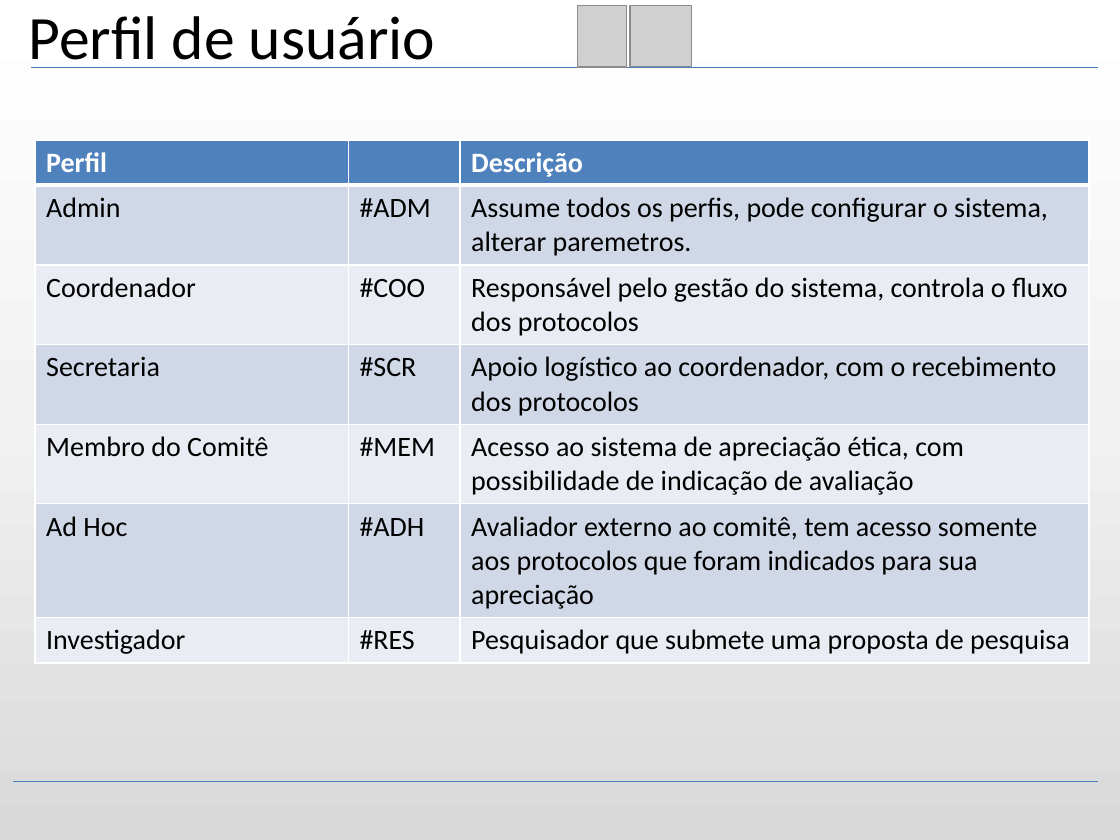
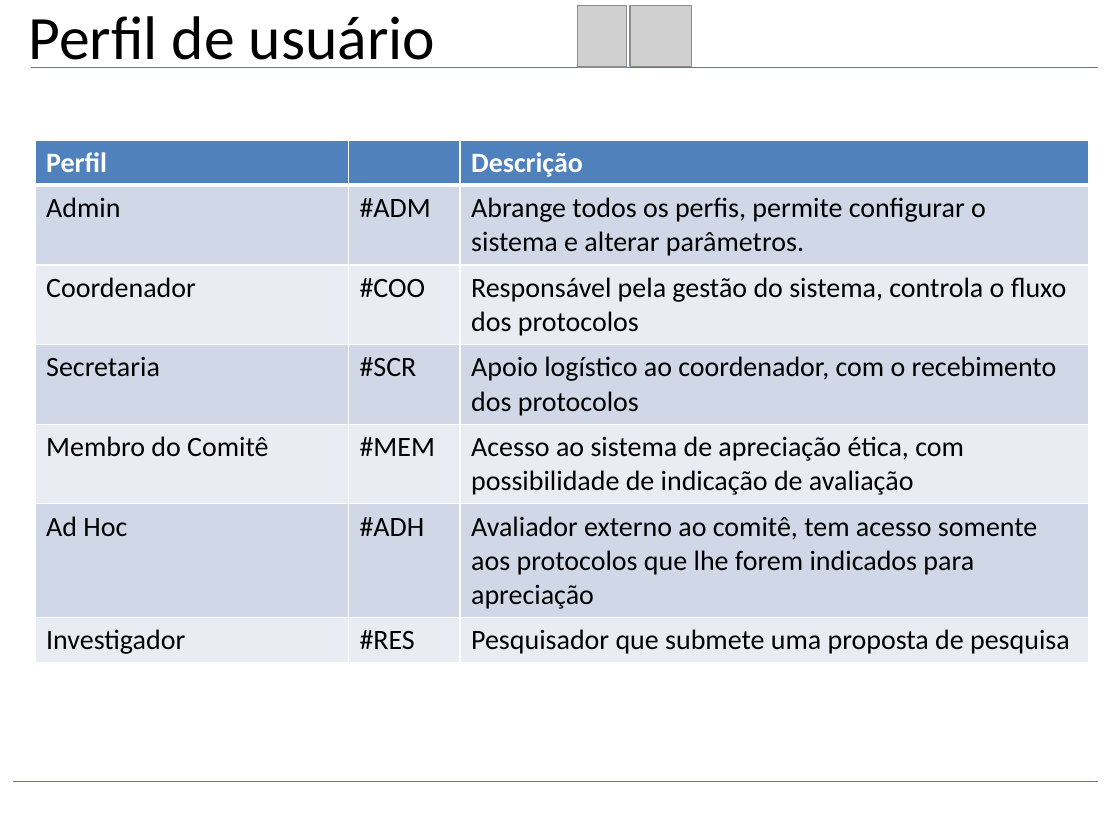
Before and after one commit to bireme/proethos, a slide deck: slide 5 of _documents/presentation/ProEthos - pt_BR - v0.14.52.pptx. Drawn at 1120x840 pixels with LibreOffice and Linux fonts; fonts in the diff are those of the drawing; grey boxes stand for pictures; background and template pictures are left out. Boxes give left, top, right and bottom in pixels: in the first picture for what was removed or moved away, otherwise in the second. Text is boxed around its words. In the diff, an @@ line names an element or a change of style, - is before the commit and + after.

```diff
--- a/_documents/presentation/ProEthos - pt_BR - v0.14.52.pptx
+++ b/_documents/presentation/ProEthos - pt_BR - v0.14.52.pptx
@@ background gradient #FFFFFF to #F2F2F2 to #D9D9D9 to #FFFFFF @@
@@ table at (x1=35, y1=140, x2=1090, y2=658) @@
-row 2, column 3: Assume todos os perfis, pode configurar o sistema, alterar paremetros.
+row 2, column 3: Abrange todos os perfis, permite configurar o sistema e alterar parâmetros.
-row 3, column 3: Responsável pelo gestão do sistema, controla o fluxo dos protocolos
+row 3, column 3: Responsável pela gestão do sistema, controla o fluxo dos protocolos
-row 6, column 3: Avaliador externo ao comitê, tem acesso somente aos protocolos que foram indicados para sua apreciação
+row 6, column 3: Avaliador externo ao comitê, tem acesso somente aos protocolos que lhe forem indicados para apreciação
```
Also in this commit, not shown: 33 other slides changed, 3 other files.
